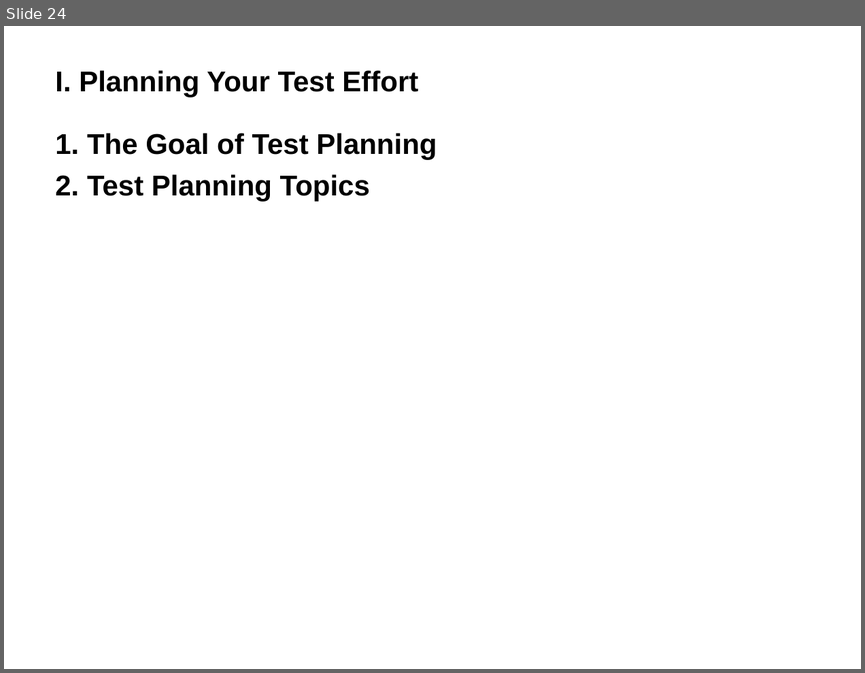
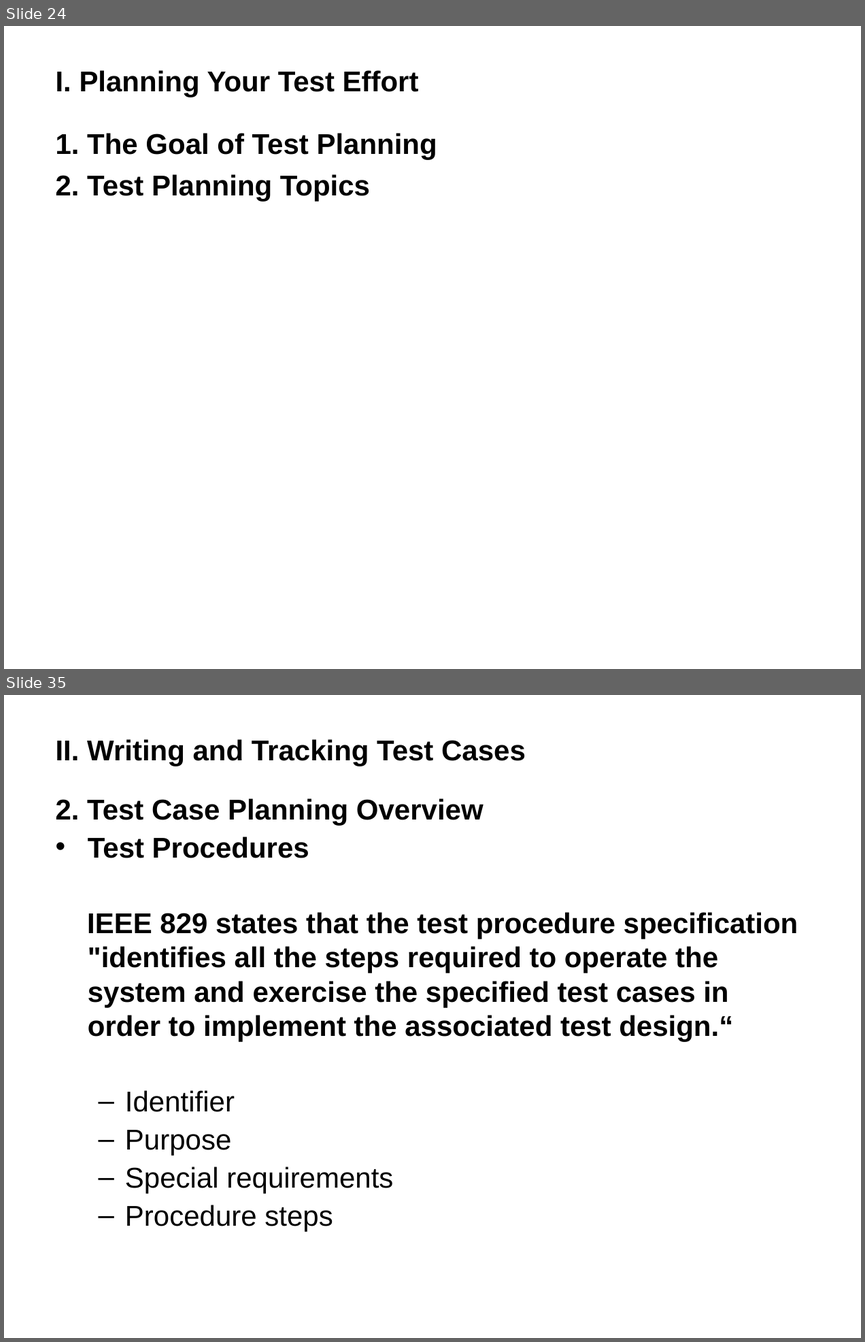
Before and after one commit to wangding/courses, a slide deck: testing/Ch17 Planning/17.ppt. Shown one above the other, each under a label of ours: slide 24 before the commit, slides 24 and 35 after it; the slides between them are not shown. The pictures are 865x673 and 865x1342 pixels, drawn with LibreOffice and Linux fonts; fonts in the diff are those of the drawing; background and template pictures are left out. Boxes give left, top, right and bottom in pixels: in the first picture for what was removed or moved away, otherwise in the second. Text is boxed around its words. In the diff, an @@ line names an element or a change of style, - is before the commit and + after.

```diff
--- a/testing/Ch17 Planning/17.ppt
+++ b/testing/Ch17 Planning/17.ppt
@@ slide 35 added at (x1=4, y1=695, x2=861, y2=1338), background picture (left out) @@
@@ title added at (x1=56, y1=739, x2=526, y2=766), 24 pt, text #000000, bold @@
+II. Writing and Tracking Test Cases
@@ text added at (x1=56, y1=798, x2=798, y2=1231), 24 pt, text #000000, bold @@
+2. Test Case Planning Overview
+• Test Procedures
+IEEE 829 states that the test procedure specification "identifies all the steps required to operate the system and exercise the specified test cases in order to implement the associated test design.“
+  – Identifier
+  – Purpose
+  – Special requirements
+  – Procedure steps
```
Also in this commit, not shown: 16 other slides added, 1 slide removed.
